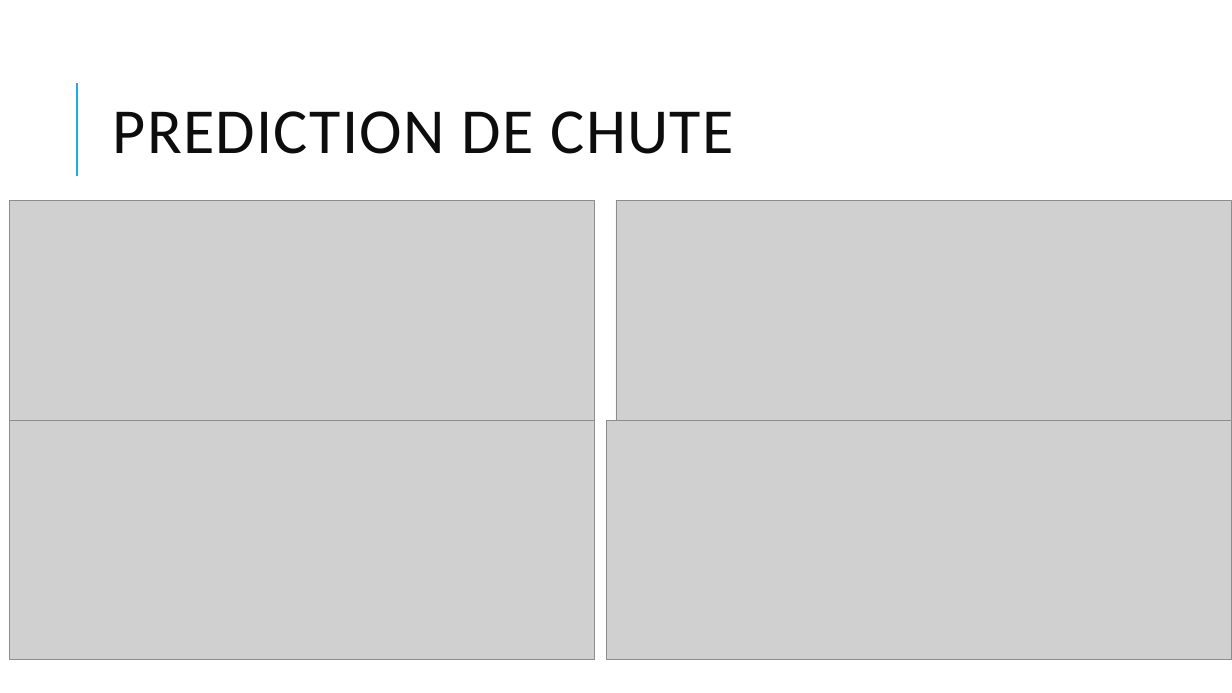
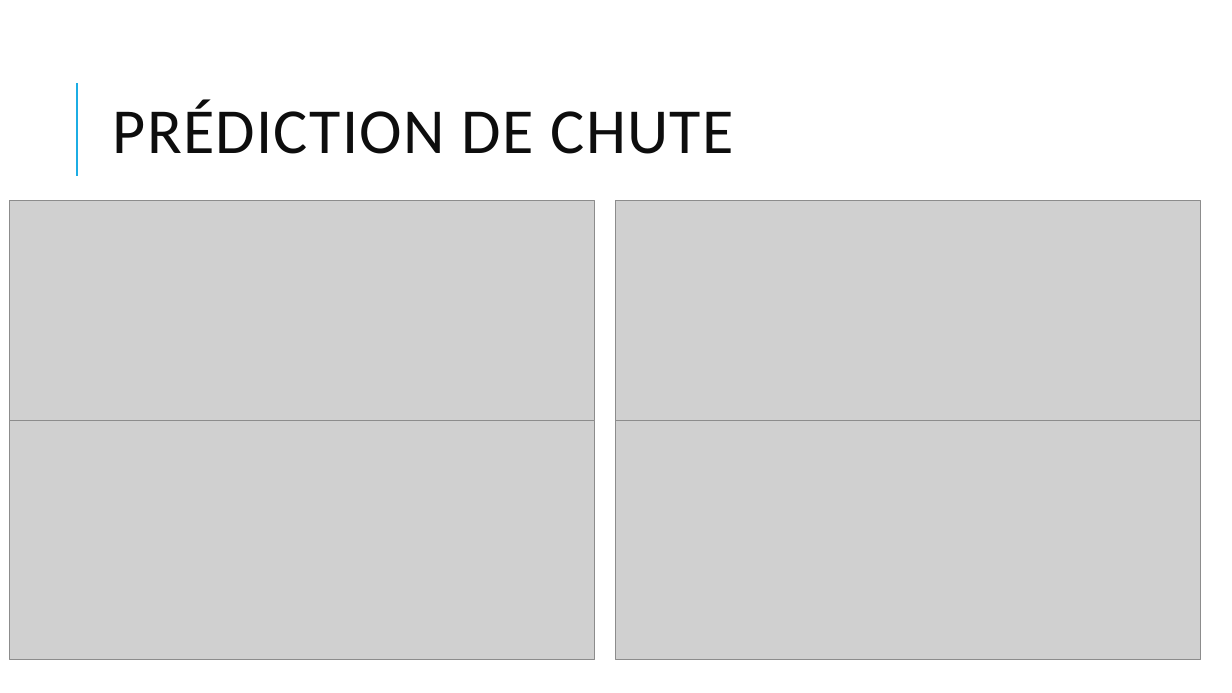
Before and after one commit to HugoLabedade/ml_france_travail, a slide deck: slide 10 of France travail.pptx (slide 8 before the commit). Drawn at 1232x693 pixels with LibreOffice and Linux fonts; fonts in the diff are those of the drawing; grey boxes stand for pictures. Boxes give left, top, right and bottom in pixels: in the first picture for what was removed or moved away, otherwise in the second. Text is boxed around its words. In the diff, an @@ line names an element or a change of style, - is before the commit and + after.

```diff
--- a/France travail.pptx
+++ b/France travail.pptx
@@ title at <box>113,99,734,154</box>: text changed @@
-PREDICTION DE CHUTE
+PRÉDICTION DE CHUTE
@@ picture: place and size @@
-picture at <box>607,421,1232,660</box>
+picture at <box>616,201,1202,424</box>
@@ picture: place and size @@
-picture at <box>616,201,1232,421</box>
+picture at <box>616,421,1202,660</box>
```
Also in this commit, not shown: 4 slides added, 1 slide removed.
